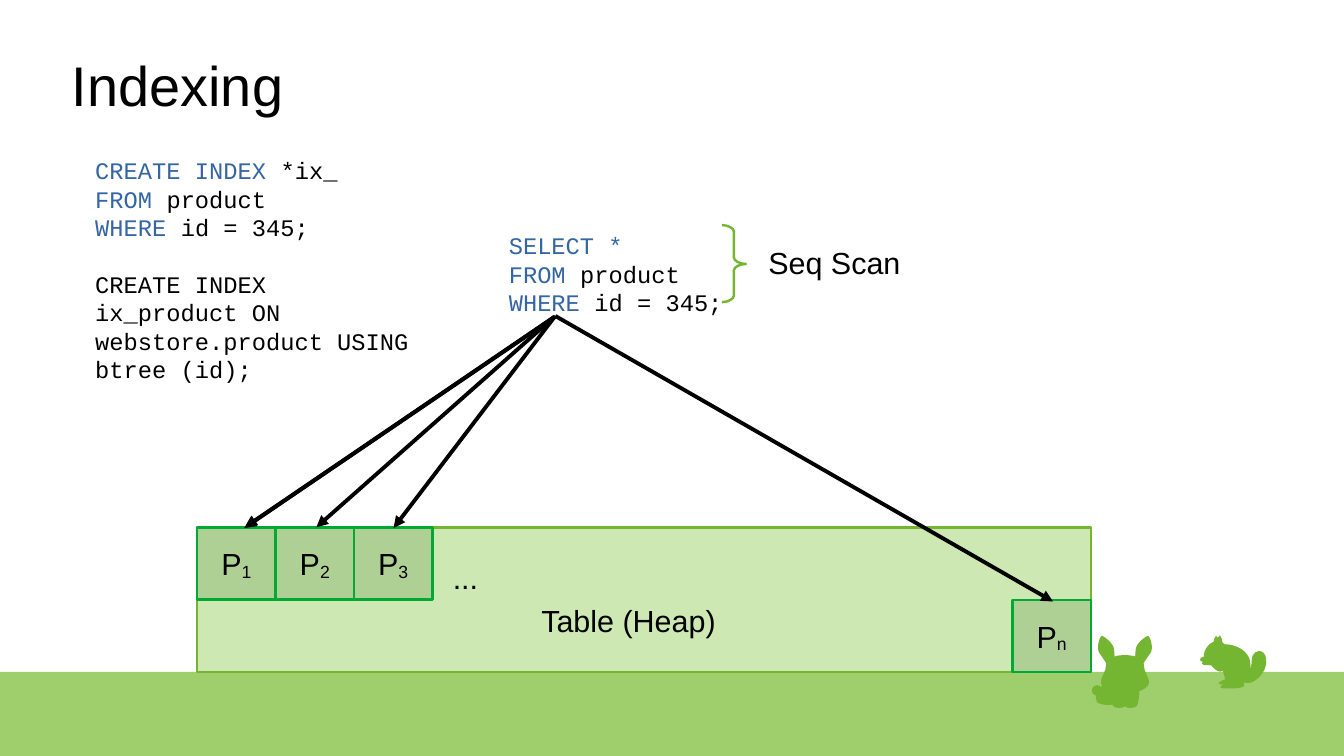
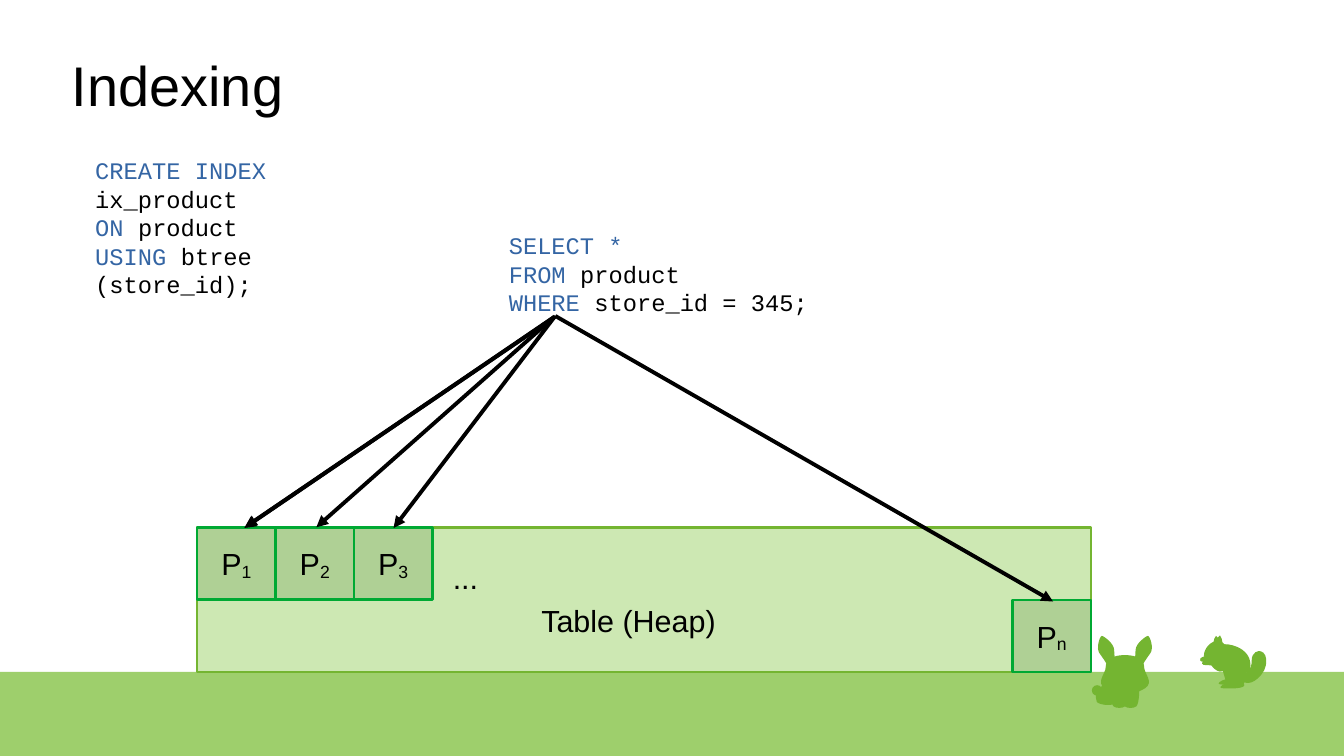
Before and after one commit to rsibanez89/postgres-indexing, a slide deck: slide 12 of Presentation.odp (slide 11 before the commit). Drawn at 1344x756 pixels with LibreOffice and Linux fonts; fonts in the diff are those of the drawing. Boxes give left, top, right and bottom in pixels: in the first picture for what was removed or moved away, otherwise in the second. Text is boxed around its words. In the diff, an @@ line names an element or a change of style, - is before the commit and + after.

```diff
--- a/Presentation.odp
+++ b/Presentation.odp
@@ text at <box>95,163,266,298</box>: text changed @@
-CREATE INDEX *ix_
-FROM product
-WHERE id = 345;
-CREATE INDEX ix_product ON webstore.product USING btree (id);
+CREATE INDEX ix_product
+ON product
+USING btree (store_id);
@@ text at <box>509,238,808,319</box>: text changed; text colour #3465A4 to #000000 @@
-SELECT *
-FROM product
-WHERE id = 345;
+SELECT *
+FROM product
+WHERE store_id = 345;
@@ freeform shape removed at <box>722,226,746,302</box> @@
@@ text removed at <box>768,252,900,280</box> @@
-Seq Scan
```
Also in this commit, not shown: 2 slides added, 1 other file.
